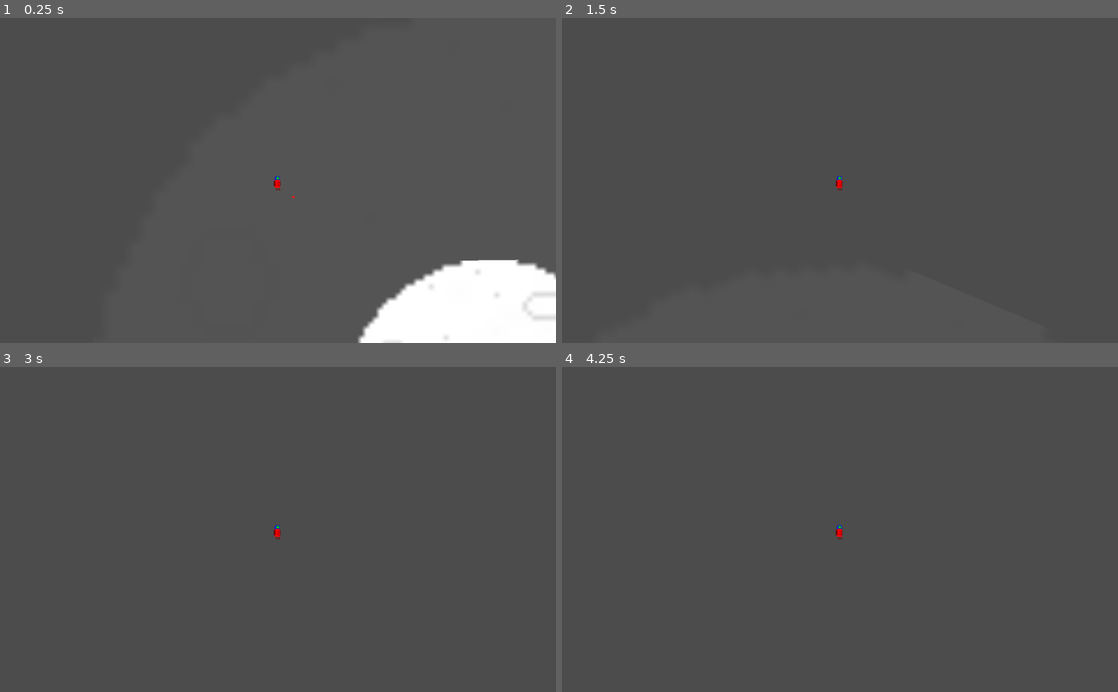
Above: before the commit, frames 1-4 (two rows, left to right).
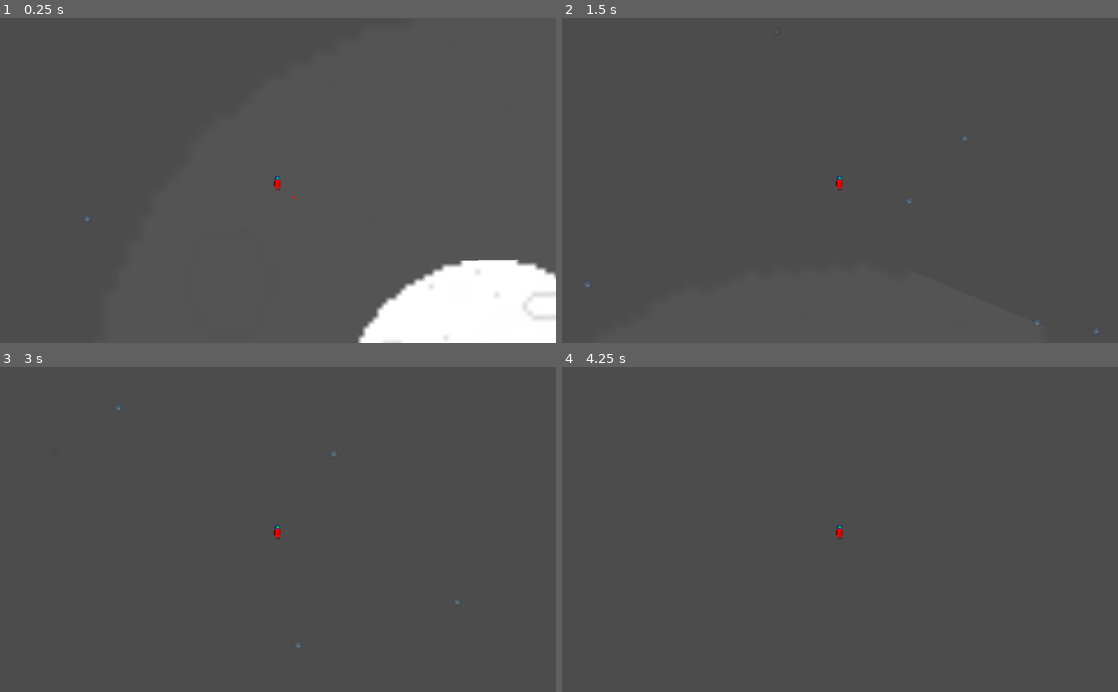
Above: after the commit, the same moments.

Repository: GameDevLatam/gameoff2020-jam
Game: Godot game, scene res://Node2D.tscn
Two runs of this game, one before a commit and one after it. Both use one fixed random seed, a clock stepped at 60 frames per second and the inputs below. The engine's default icon, where the game draws it, is replaced by a stand-in: a white triangle on a blue panel in a dark square.
Inputs:
- Up to frame 1 (0.25 s): no input
- Up to frame 2 (1.5 s): hold Right 0.53-1.28 s; hold Z 0.53-1.28 s; tap Enter at 1.25 s; hold Left from 1.28 s (still down); tap Z at 1.35 s
- Up to frame 3 (3 s): tap Space at 2 s; release Left at 2.03 s; hold Z 2.03-2.78 s; hold Right from 2.03 s (still down); tap Enter at 2.75 s; tap Z at 2.85 s
- Up to frame 4 (4.25 s): tap Space at 3.5 s; release Right at 3.53 s; hold Left from 3.53 s (still down); hold Z from 3.53 s (still down)

The runs differ from the first frame. In frame 1, less than 0.1% of the frame differs, in the area x 15-17%, y 60-64%; in frame 2, less than 0.1%, in the area x 4-97%, y 36-98%; in frame 3, less than 0.1%; in frame 4, nothing differs.

Commit message:
added particles

Diff:
--- a/src/Node2D.tscn
+++ b/src/Node2D.tscn
@@ -20,14 +20,14 @@
 
 [sub_resource type="CircleShape2D" id=5]
 
-[sub_resource type="Gradient" id=7]
+[sub_resource type="Gradient" id=6]
 offsets = PoolRealArray( 0, 0.00544959, 0.129428, 0.771117, 1 )
-colors = PoolColorArray( 0, 0, 0, 1, 0.0640327, 0.0640327, 0.0640327, 1, 1, 1, 1, 1, 1, 1, 1, 1, 0, 0, 0, 1 )
+colors = PoolColorArray( 0, 0, 0, 1, 0.0627451, 0.0627451, 0.0627451, 0.0431373, 1, 1, 1, 0.27451, 1, 1, 1, 0.294118, 0, 0, 0, 0 )
 
-[sub_resource type="GradientTexture" id=8]
-gradient = SubResource( 7 )
+[sub_resource type="GradientTexture" id=7]
+gradient = SubResource( 6 )
 
-[sub_resource type="ParticlesMaterial" id=6]
+[sub_resource type="ParticlesMaterial" id=8]
 render_priority = -2
 lifetime_randomness = 0.84
 emission_shape = 2
@@ -37,7 +37,9 @@
 gravity = Vector3( 0, 0, 0 )
 orbit_velocity = 0.0
 orbit_velocity_random = 0.0
-color_ramp = SubResource( 8 )
+scale = 0.1
+scale_random = 0.03
+color_ramp = SubResource( 7 )
 
 [node name="Node2D" type="Node2D"]
 
@@ -121,9 +123,11 @@
 [node name="Particles2D" type="Particles2D" parent="RigidBody2D"]
 position = Vector2( 2.1959, -2.64673 )
 z_index = -2
+amount = 120
 lifetime = 100.0
+preprocess = 158.73
 randomness = 0.46
 visibility_rect = Rect2( -100, -100, 200.172, 200 )
 local_coords = false
-process_material = SubResource( 6 )
+process_material = SubResource( 8 )
 texture = ExtResource( 2 )
